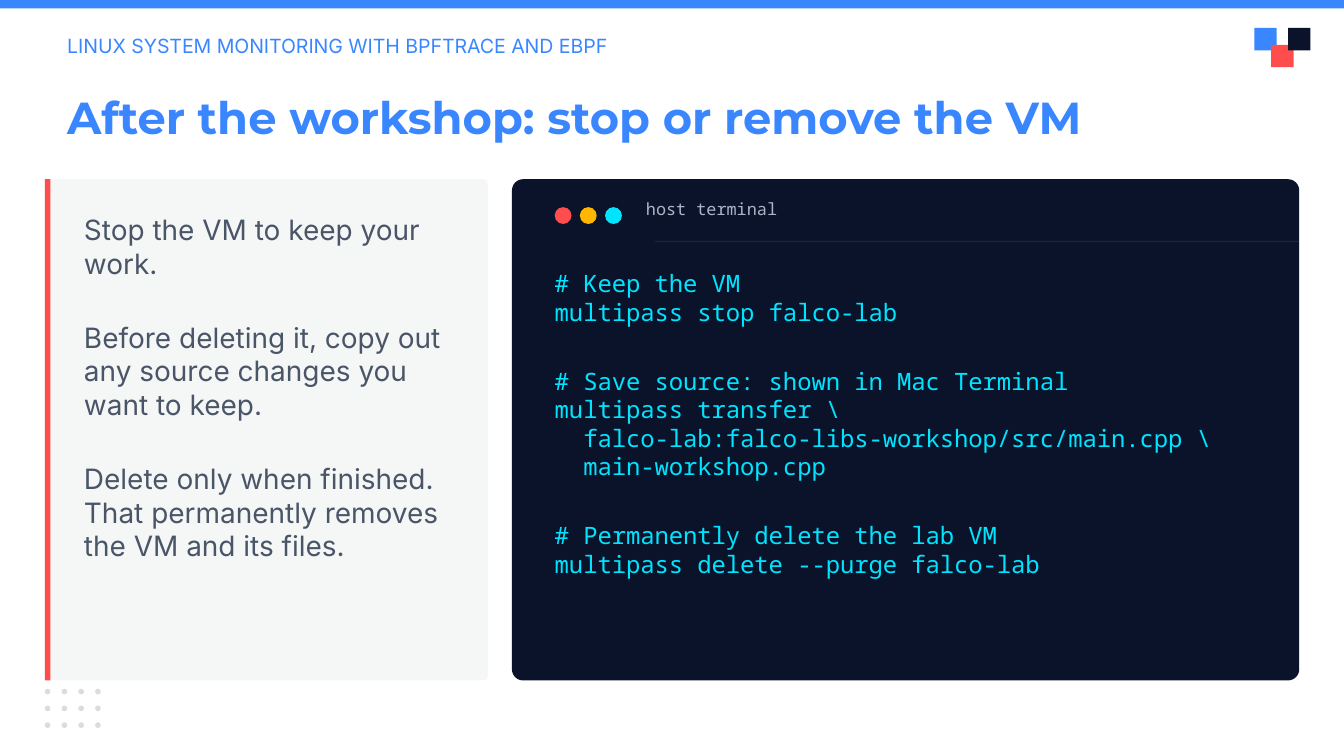
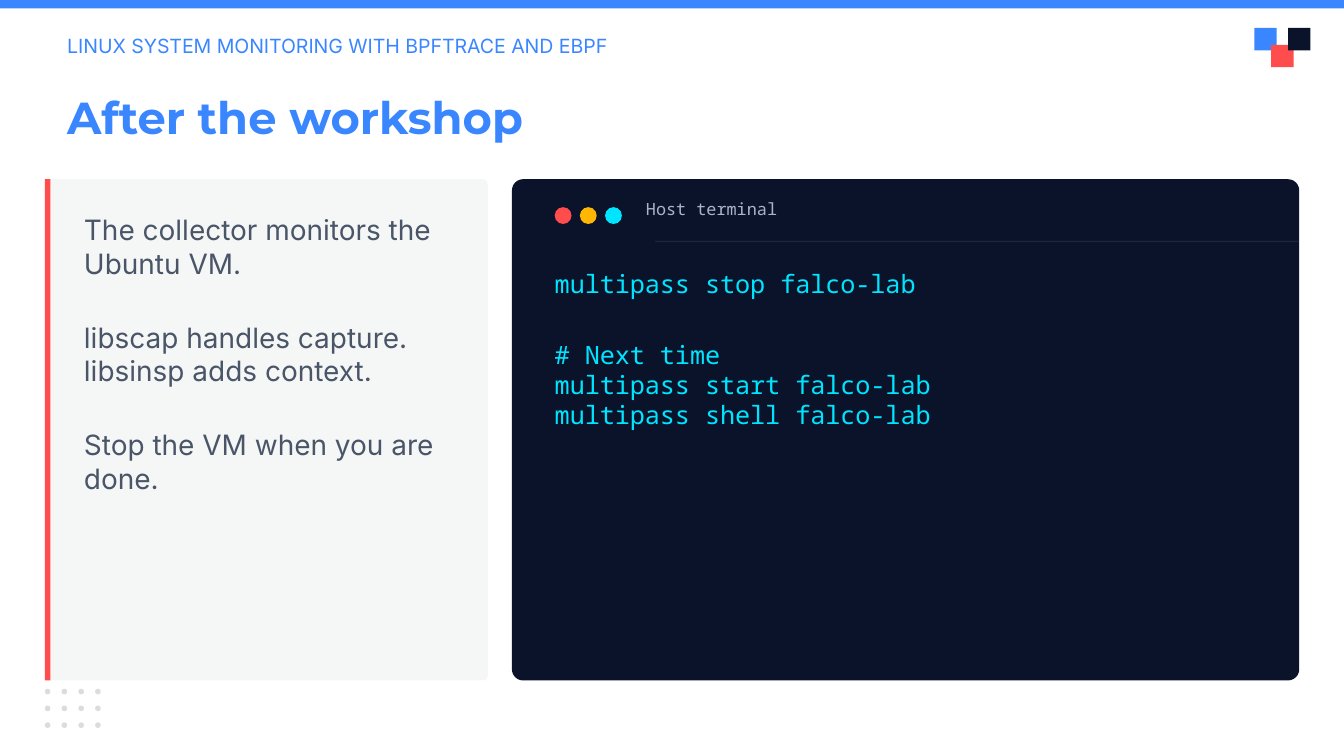
Before and after one commit to julianshalaby-perj/falco-libs-workshop, a slide deck: slide 12 of presentation/falco-libs-intro.pptx (slide 20 before the commit). Drawn at 1344x756 pixels with LibreOffice and Linux fonts; fonts in the diff are those of the drawing; background and template pictures are left out. Boxes give left, top, right and bottom in pixels: in the first picture for what was removed or moved away, otherwise in the second. Text is boxed around its words. In the diff, an @@ line names an element or a change of style, - is before the commit and + after.

Commit message:
Teach attachment, reading, filtering, and context in 12 slides

```diff
--- a/presentation/falco-libs-intro.pptx
+++ b/presentation/falco-libs-intro.pptx
@@ text at box(67, 100, 523, 143): text changed @@
-After the workshop: stop or remove the VM
+After the workshop
@@ text at box(646, 202, 777, 215): text changed @@
-host terminal
+Host terminal
@@ text at box(84, 219, 433, 490): text changed @@
-Stop the VM to keep your work.
-Before deleting it, copy out any source changes you want to keep.
-Delete only when finished. That permanently removes the VM and its files.
+The collector monitors the Ubuntu VM.
+libscap handles capture. libsinsp adds context.
+Stop the VM when you are done.
@@ text at box(555, 273, 915, 299): size 12.8 to 13.5 pt in "multipass stop falco-lab" @@
@@ text at box(583, 274, 741, 298): paragraph removed @@
-# Keep the VM
@@ text at box(555, 345, 930, 430): text changed; size 12.8 to 13.5 pt @@
-# Save source: shown in Mac Terminal
-multipass transfer \
-falco-lab:falco-libs-workshop/src/main.cpp \
-main-workshop.cpp
-# Permanently delete the lab VM
-multipass delete --purge falco-lab
+# Next time
+multipass start falco-lab
+multipass shell falco-lab
```
Also in this commit, not shown: 6 other slides changed, 4 slides added, 12 slides removed.
